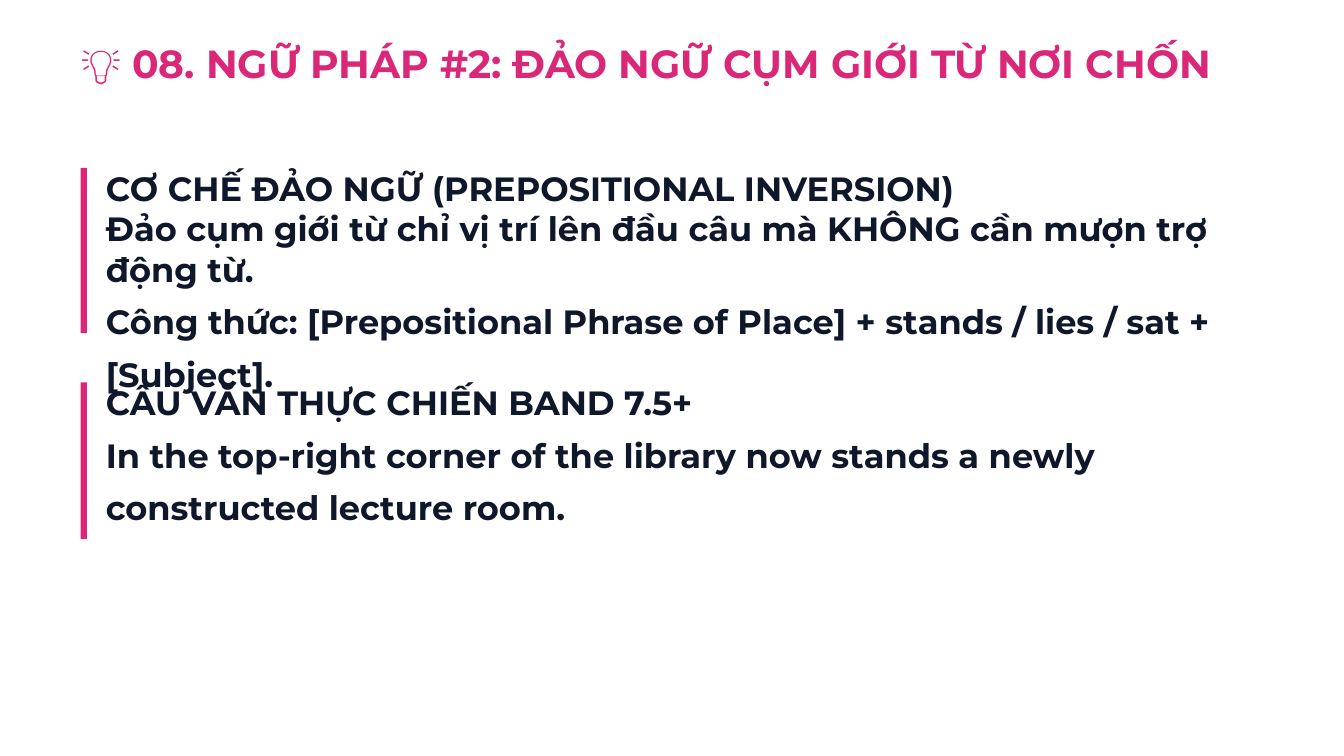
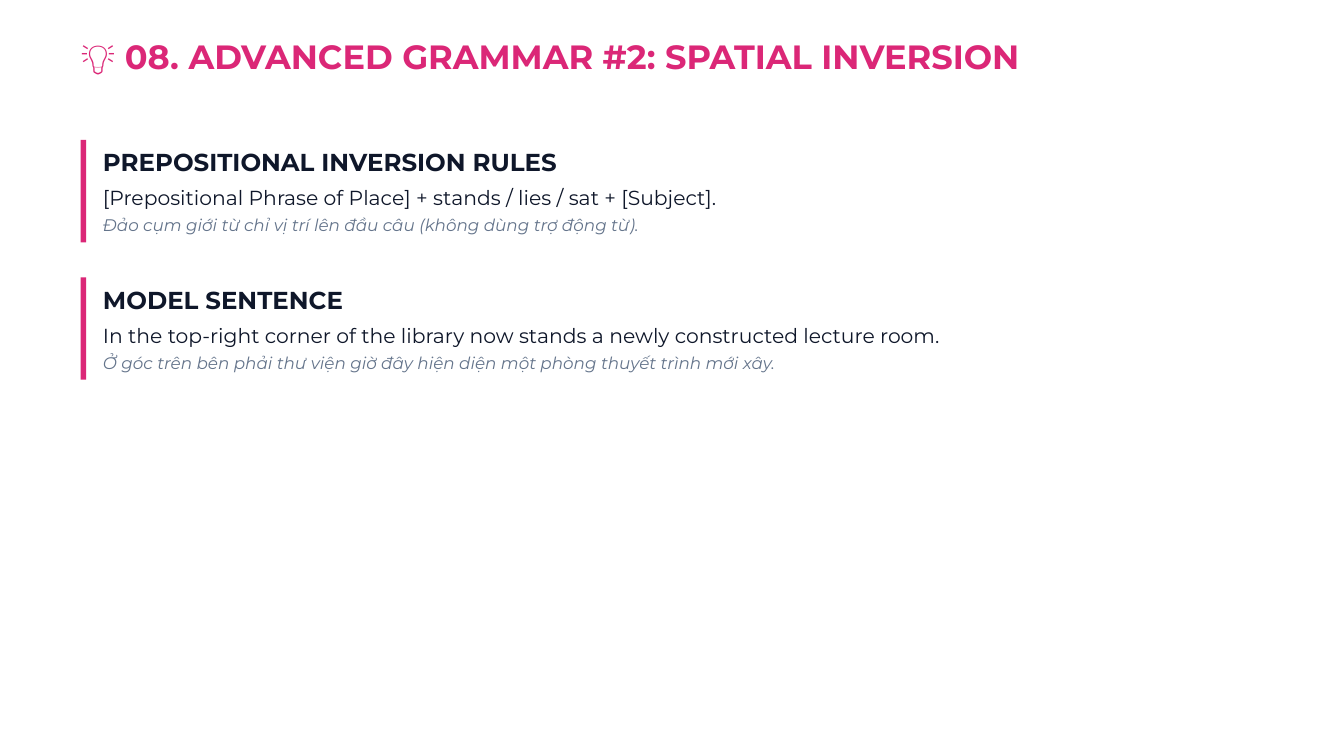
Before and after one commit to snowflake-vibing/KnowledgeLibrary, a slide deck: slide 29 of IELTS/07_YouTube_Studio/01_Slides_Writing_Task1_Map.pptx. Drawn at 1344x756 pixels with LibreOffice and Linux fonts; fonts in the diff are those of the drawing. Boxes give left, top, right and bottom in pixels: in the first picture for what was removed or moved away, otherwise in the second. Text is boxed around its words. In the diff, an @@ line names an element or a change of style, - is before the commit and + after.

```diff
--- a/IELTS/07_YouTube_Studio/01_Slides_Writing_Task1_Map.pptx
+++ b/IELTS/07_YouTube_Studio/01_Slides_Writing_Task1_Map.pptx
@@ text at <box>125,45,1019,70</box>: text changed; size 28 to 24 pt @@
-💡 08. NGỮ PHÁP #2: ĐẢO NGỮ CỤM GIỚI TỪ NƠI CHỐN
+💡 08. ADVANCED GRAMMAR #2: SPATIAL INVERSION
@@ rectangle: place and size @@
-rectangle at <box>81,168,87,334</box>
+rectangle at <box>81,140,87,243</box>
@@ text at <box>103,153,716,235</box>: text changed; size 20 to 14.5 pt; bold off; italic off @@
-CƠ CHẾ ĐẢO NGỮ (PREPOSITIONAL INVERSION)
-Đảo cụm giới từ chỉ vị trí lên đầu câu mà KHÔNG cần mượn trợ động từ.
-Công thức: [Prepositional Phrase of Place] + stands / lies / sat + [Subject].
+PREPOSITIONAL INVERSION RULES
+[Prepositional Phrase of Place] + stands / lies / sat + [Subject].
+Đảo cụm giới từ chỉ vị trí lên đầu câu (không dùng trợ động từ).
@@ rectangle: place and size @@
-rectangle at <box>81,382,87,539</box>
+rectangle at <box>81,277,87,380</box>
@@ text at <box>103,291,939,373</box>: text changed; size 20 to 14.5 pt; bold off; italic off @@
-CÂU VĂN THỰC CHIẾN BAND 7.5+
-In the top-right corner of the library now stands a newly constructed lecture room.
+MODEL SENTENCE
+In the top-right corner of the library now stands a newly constructed lecture room.
+Ở góc trên bên phải thư viện giờ đây hiện diện một phòng thuyết trình mới xây.
```
Also in this commit, not shown: 29 other slides changed, 11 slides added, 11 slides removed, 8 other files.
